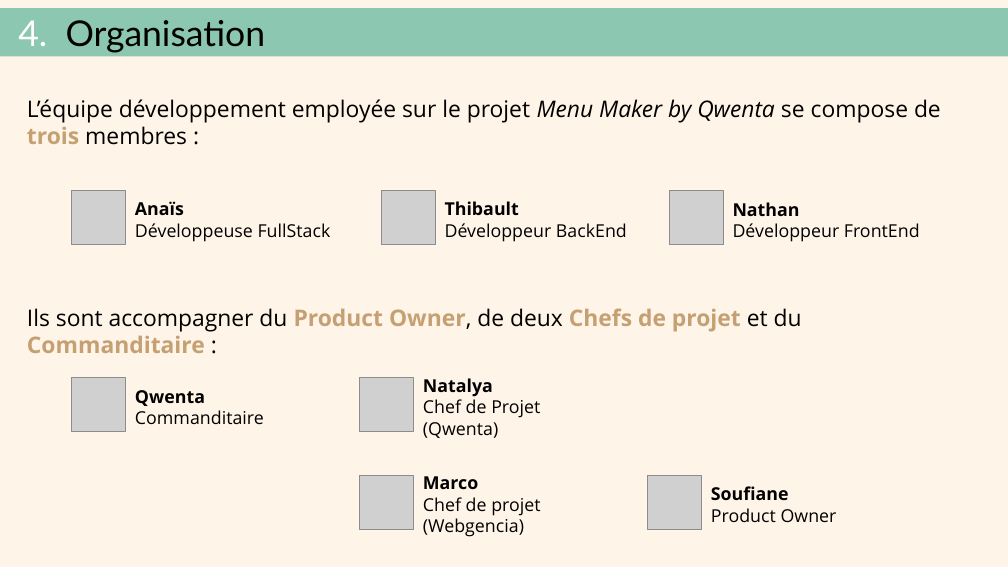
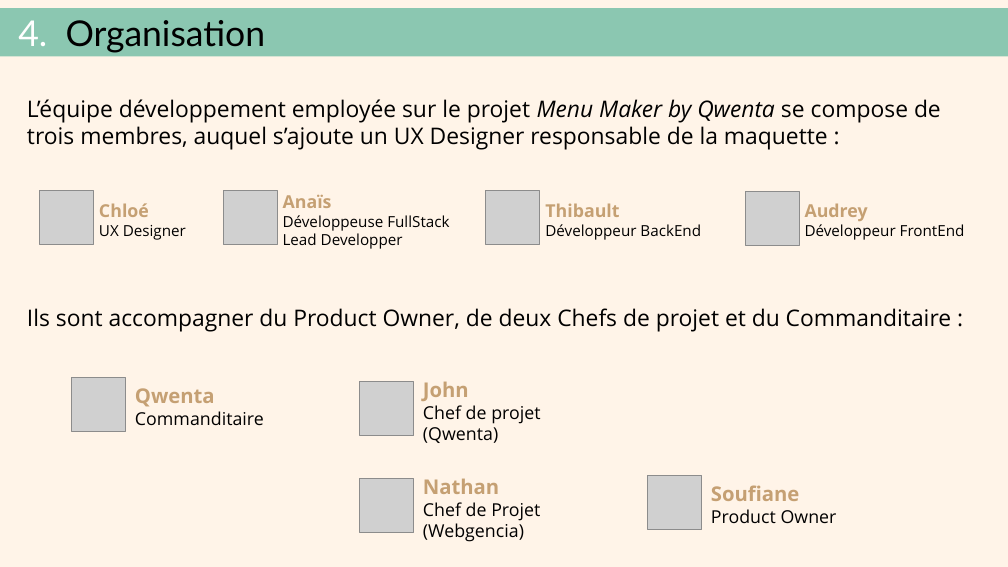
Before and after one commit to AudreyYuedra/MenuMaker-Qwenta_OC_P7, a slide deck: slide 11 of PPT Trello_Kanban.odp (slide 10 before the commit). Drawn at 1008x567 pixels with LibreOffice and Linux fonts; fonts in the diff are those of the drawing; grey boxes stand for pictures. Boxes give left, top, right and bottom in pixels: in the first picture for what was removed or moved away, otherwise in the second. Text is boxed around its words. In the diff, an @@ line names an element or a change of style, - is before the commit and + after.

```diff
--- a/PPT Trello_Kanban.odp
+++ b/PPT Trello_Kanban.odp
@@ text at [27,99,941,150]: text changed @@
-L’équipe développement employée sur le projet Menu Maker by Qwenta se compose de trois membres :
+L’équipe développement employée sur le projet Menu Maker by Qwenta se compose de trois membres, auquel s’ajoute un UX Designer responsable de la maquette :
@@ picture: place and size @@
-picture at [72,191,126,245]
+picture at [39,191,93,245]
@@ text added at [99,203,186,240], 12 pt, text #000000 @@
+Chloé
+UX Designer
@@ picture added at [223,191,277,245] @@
@@ text "Anaïs": place and size @@
-text "Anaïs" at [135,201,331,242]
+text "Anaïs" at [283,195,449,249]
@@ text at [283,195,449,231]: text colour #000000 to #C5A073 in "Anaïs"; size 14 to 12 pt in "Développeuse FullStack" @@
@@ picture: place and size @@
-picture at [381,191,435,245]
+picture at [486,191,540,245]
@@ text "Thibault": place and size @@
-text "Thibault" at [445,201,627,242]
+text "Thibault" at [545,203,701,240]
@@ text "Thibault" at [545,203,701,240]: text colour #000000 to #C5A073 in "Thibault"; size 14 to 12 pt in "Développeur BackEnd" @@
@@ picture: place and size @@
-picture at [670,191,724,245]
+picture at [745,191,799,245]
@@ text "Audrey": place and size @@
-text "Audrey" at [733,202,920,242]
+text "Audrey" at [805,203,965,240]
@@ text at [805,203,868,221]: text changed; text colour #000000 to #C5A073 @@
-Nathan
+Audrey
@@ text at [283,233,403,249]: paragraph added @@
+Lead Developper
@@ text at [805,224,965,240]: size 14 to 12 pt in "Développeur FrontEnd" @@
@@ text "Ils sont accompagner du Product ..." at [27,308,951,332]: text colour #C5A073 to #000000, bold off in "Product Owner, Chefs de projet Commanditaire" @@
@@ text at [135,388,215,407]: size 14 to 16 pt, text colour #000000 to #C5A073 in "Qwenta" @@
@@ picture: place and size @@
-picture at [360,378,414,432]
+picture at [360,382,414,436]
@@ text at [423,381,540,443]: text changed @@
-Natalya
-Chef de Projet
-(Qwenta)
+John
+Chef de projet
+(Qwenta)
@@ text at [423,478,540,542]: text changed @@
-Marco
-Chef de projet
-(Webgencia)
+Nathan
+Chef de Projet
+(Webgencia)
@@ text at [711,485,800,501]: size 14 to 16 pt, text colour #000000 to #C5A073 in "Soufiane" @@
```
Also in this commit, not shown: 1 other slide changed, 1 slide added, 1 other file.
